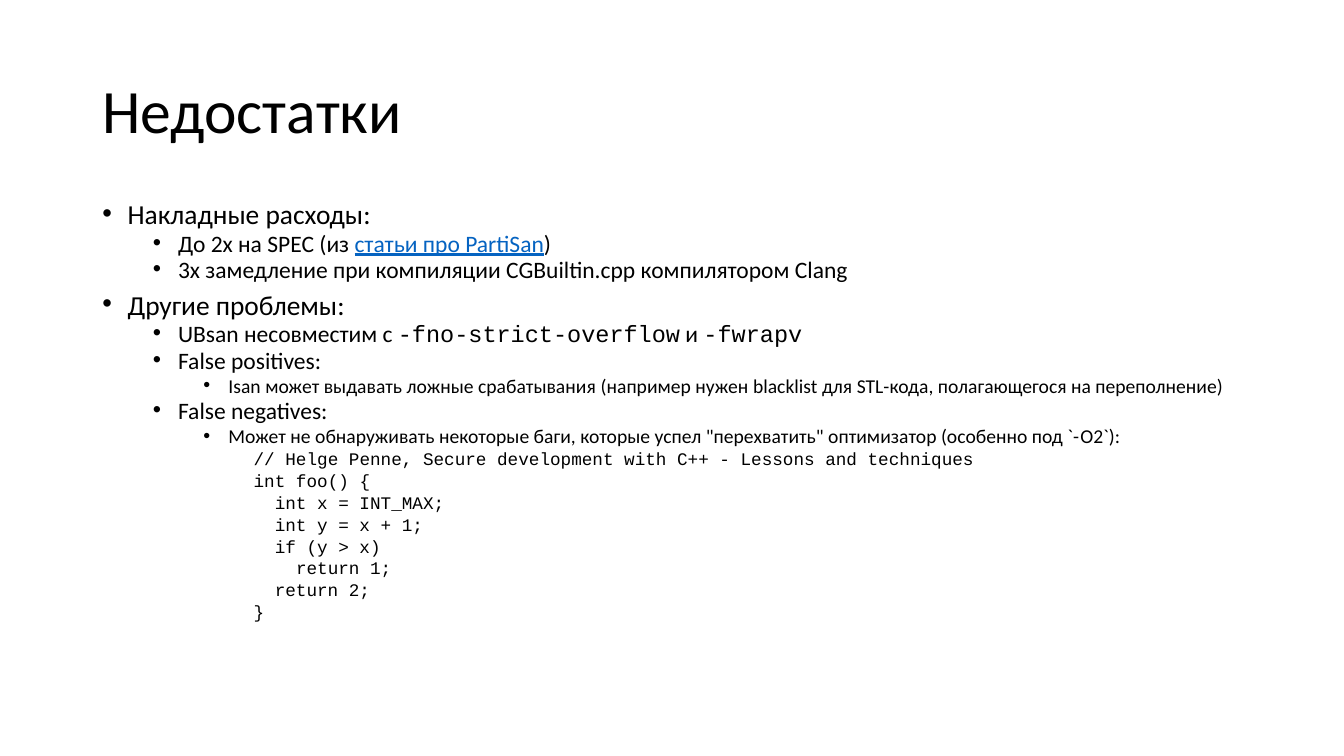
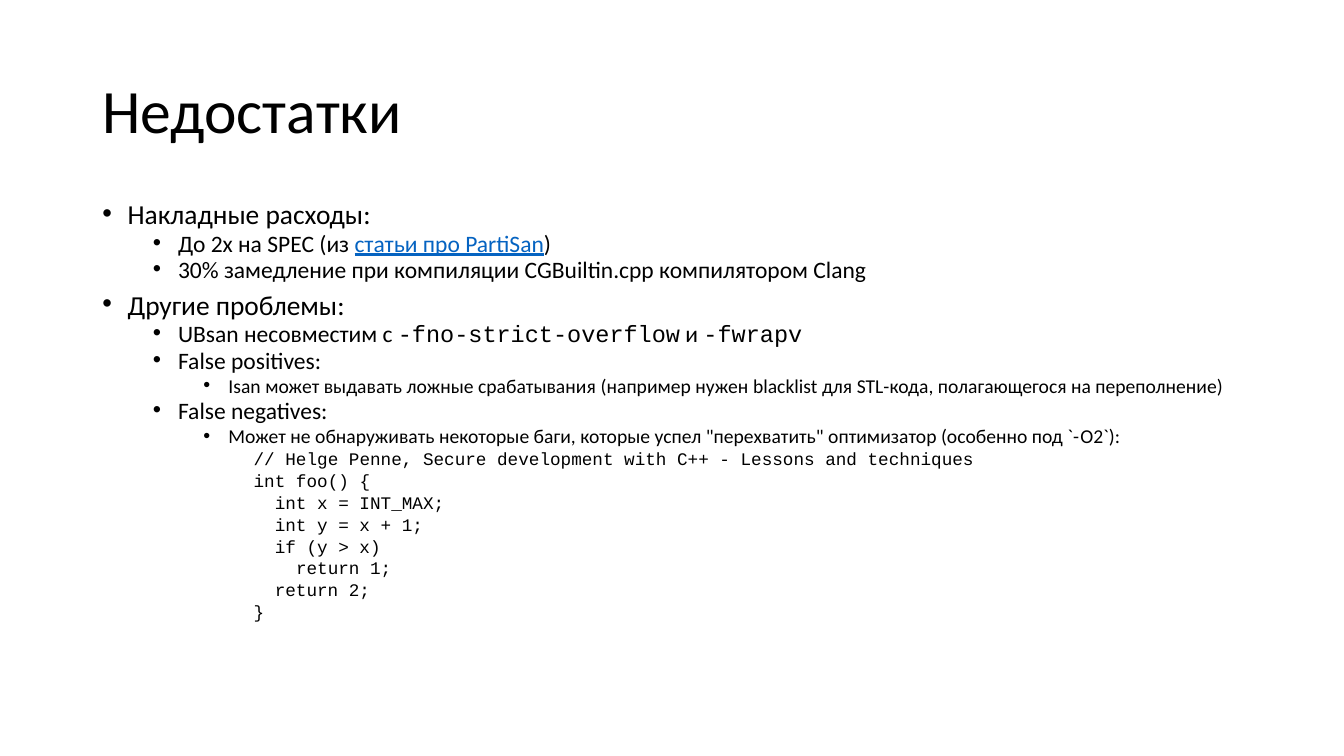
Before and after one commit to yugr/slides, a slide deck: slide 63 of CppZeroCost/2025/RU.pptx (slide 62 before the commit). Drawn at 1344x756 pixels with LibreOffice and Linux fonts; fonts in the diff are those of the drawing. Boxes give left, top, right and bottom in pixels: in the first picture for what was removed or moved away, otherwise in the second. Text is boxed around its words. In the diff, an @@ line names an element or a change of style, - is before the commit and + after.

```diff
--- a/CppZeroCost/2025/RU.pptx
+++ b/CppZeroCost/2025/RU.pptx
@@ text at (178,261,866,282): text changed @@
-  • 3x замедление при компиляции CGBuiltin.cpp компилятором Clang
+  • 30% замедление при компиляции CGBuiltin.cpp компилятором Clang
```
Also in this commit, not shown: 1 other slide changed, 1 slide added, 1 other file.
